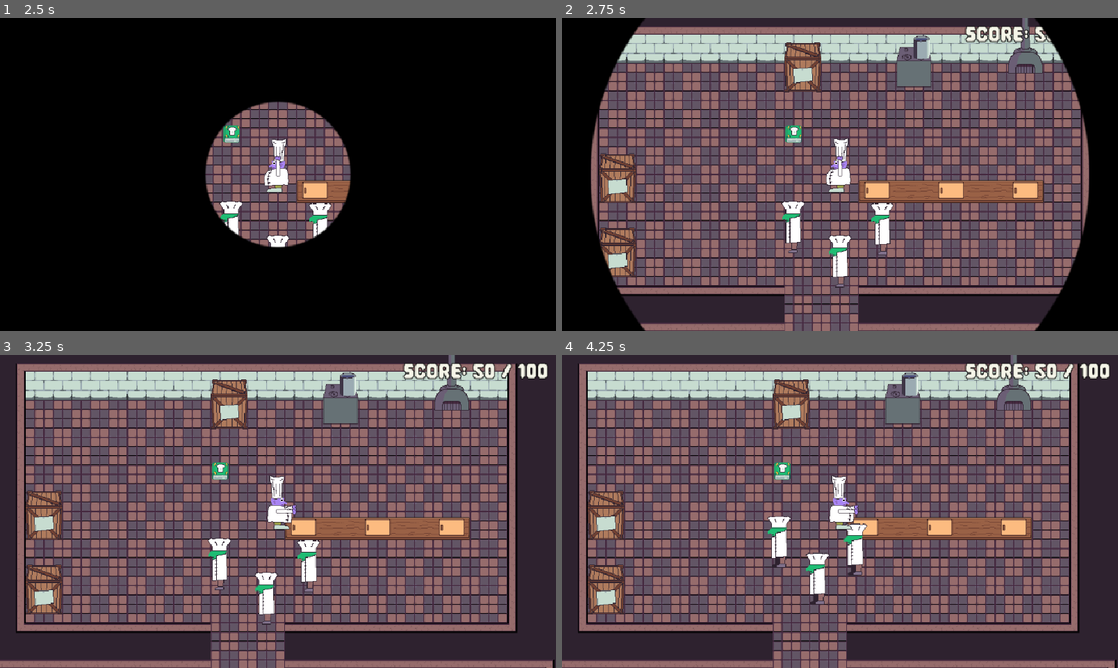
Above: before the commit, frames 1-4 (two rows, left to right).
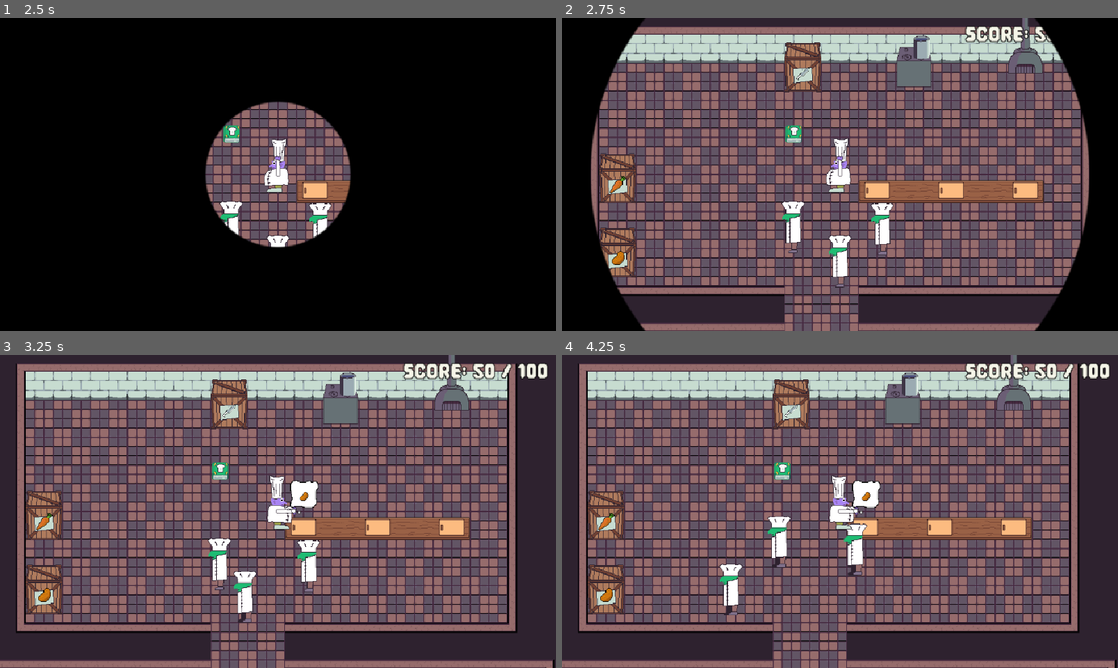
Above: after the commit, the same moments.

Repository: bwcampbell9/Brackeys2026.2
Game: Godot game, scene res://scenes/title_screen.tscn
Two runs of this game, one before a commit and one after it. Both use one fixed random seed, a clock stepped at 60 frames per second and the inputs below. Sound files missing from this copy of the repository are replaced by a short silence.
Inputs (mouse positions are in pixels of both pictures, inside the frame that each line leads up to):
- Up to frame 1 (2.5 s): tap Enter (ui_accept) at 0.5, 0.77, 1.07 s; move the mouse to (400, 158) at 0.52 s; hold D (move_right) 0.53-1.25 s; tap Q (configure_workstation) at 0.6 s; click (400, 158) at 0.67 s; tap Space (game_over) at 0.8 s; drag from (166, 190) to (250, 237) at 1.27 s; click (278, 180) at 2 s
- Up to frame 2 (2.75 s): no input
- Up to frame 3 (3.25 s): move the mouse to (333, 442) at 2.77 s; hold D (move_right) from 2.78 s (still down); tap E (interact) at 2.85 s; tap Q (configure_workstation) at 3.05 s
- Up to frame 4 (4.25 s): release D (move_right) at 3.5 s; drag from (812, 574) to (789, 411) at 3.52 s

Frame 1 is identical in both runs. In frame 2, 0.2% of the frame differs, in the area x 8-45%, y 15-79%; in frame 3, 1.5%; in frame 4, 1.5%, in the area x 6-58%, y 15-84%.
Error before the commit: Parse Error: Could not resolve external class member "SpriteFrames". (res://src/pickup_item.gd:269)

Commit message:
Restore GDScript behavior parity
Co-authored-by: Copilot App <223556219+Copilot@users.noreply.github.com>

Diff:
--- a/scenes/player.tscn
+++ b/scenes/player.tscn
@@ -9,6 +9,7 @@
 [ext_resource type="Script" path="res://src/body_pusher.gd" id="6_pusher"]
 [ext_resource type="AudioStream" path="res://assets/sounds/pickup.wav" id="7_pickup_audio"]
 [ext_resource type="AudioStream" path="res://assets/sounds/throw.wav" id="8_throw_audio"]
+[ext_resource type="Script" uid="uid://bch5bcn8pat2j" path="res://src/interaction_input_binding.gd" id="9_input_binding"]
 
 [sub_resource type="CircleShape2D" id="CircleShape2D_vk56l"]
 radius = 12.0
@@ -73,6 +74,24 @@
 
 [sub_resource type="CircleShape2D" id="CircleShape2D_close_interaction"]
 radius = 32.01562
+
+[sub_resource type="Resource" id="Resource_input_tap"]
+script = ExtResource("9_input_binding")
+InputAction = &"interact"
+Trigger = 0
+ActionIds = Array[StringName]([&"transfer"])
+
+[sub_resource type="Resource" id="Resource_input_hold"]
+script = ExtResource("9_input_binding")
+InputAction = &"interact"
+Trigger = 1
+ActionIds = Array[StringName]([&"process"])
+
+[sub_resource type="Resource" id="Resource_input_configure"]
+script = ExtResource("9_input_binding")
+InputAction = &"configure_workstation"
+Trigger = 1
+ActionIds = Array[StringName]([&"configure"])
 
 [node name="Player" type="CharacterBody2D" unique_id=1644566602]
 collision_layer = 4
@@ -143,3 +162,4 @@
 
 [node name="InputManager" type="Node" parent="." unique_id=849512019]
 script = ExtResource("5_input_manager")
+InteractionInputs = Array[ExtResource("9_input_binding")]([SubResource("Resource_input_tap"), SubResource("Resource_input_hold"), SubResource("Resource_input_configure")])
--- a/src/item_transformation.gd
+++ b/src/item_transformation.gd
@@ -52,8 +52,8 @@
 		if uses_generated_fallback
 		else output_template.DisplayName
 	)
-	result.Texture = output_template.Texture
-	result.SpriteFrames = output_template.SpriteFrames
+	result.set_texture(output_template.get_texture())
+	result.set_sprite_frames(output_template.get_sprite_frames())
 	result.Modulate = output_template.Modulate
 	result.VisualScale = output_template.VisualScale
 	result.VisualMaterial = (
--- a/src/pickup_item.gd
+++ b/src/pickup_item.gd
@@ -266,10 +266,11 @@
 
 	var static_sprite := get_node_or_null("Sprite2D") as Sprite2D
 	var animated_sprite := get_node_or_null("AnimatedSprite2D") as AnimatedSprite2D
-	if _definition.SpriteFrames != null and animated_sprite == null:
+	var definition_frames := _definition.get_sprite_frames()
+	if definition_frames != null and animated_sprite == null:
 		animated_sprite = _ensure_animated_sprite()
 
-	var uses_definition_animation := _definition.SpriteFrames != null and animated_sprite != null
+	var uses_definition_animation := definition_frames != null and animated_sprite != null
 	var uses_scene_animation := (
 		static_sprite == null
 		and animated_sprite != null
@@ -282,7 +283,7 @@
 	if animated_sprite != null:
 		animated_sprite.visible = uses_animation
 		if uses_definition_animation:
-			animated_sprite.sprite_frames = _definition.SpriteFrames
+			animated_sprite.sprite_frames = definition_frames
 			animated_sprite.play(IDLE_ANIMATION)
 		elif not uses_scene_animation:
 			animated_sprite.stop()
@@ -294,8 +295,9 @@
 		if visual is Node2D:
 			(visual as Node2D).scale = _definition.VisualScale
 
-		if visual is Sprite2D and _definition.Texture != null:
-			(visual as Sprite2D).texture = _definition.Texture
+		var definition_texture := _definition.get_texture()
+		if visual is Sprite2D and definition_texture != null:
+			(visual as Sprite2D).texture = definition_texture
 
 	_on_definition_applied()
 
--- a/src/pickup_item_definition.gd
+++ b/src/pickup_item_definition.gd
@@ -5,35 +5,89 @@
 ## transformations that have already been applied to reach this state.
 
 const _IDLE_ANIMATION: StringName = &"idle"
+const _TEXTURE_PROPERTY: StringName = &"Texture"
+const _SPRITE_FRAMES_PROPERTY: StringName = &"SpriteFrames"
 
 @export var Id: StringName = &""
 @export var DisplayName: String = ""
-@export var Texture: Texture2D = null
-## Declared before `SpriteFrames` below: both properties share the built-in
-## `SpriteFrames` type name, and declaring the plain `SpriteFrames` member first
-## would shadow that type identifier for any later property in this script that
-## still needs to reference it as a type. Export order has no effect on how
-## `.tres` resources bind these properties (they are matched by name).
 @export var ProcessingSpriteFrames: SpriteFrames = null
-@export var SpriteFrames: SpriteFrames = null
 @export var Modulate: Color = Color.WHITE
 @export var VisualScale: Vector2 = Vector2.ONE
 @export var VisualMaterial: Material = null
 @export var AppliedTransformationIds: Array[StringName] = []
 @export var TransformationOverrides: Array[ItemTransformationOverride] = []
 
+var _texture: Texture2D
+var _sprite_frames: SpriteFrames
+
+
+func _get_property_list() -> Array[Dictionary]:
+	return [
+		{
+			"name": _TEXTURE_PROPERTY,
+			"type": TYPE_OBJECT,
+			"hint": PROPERTY_HINT_RESOURCE_TYPE,
+			"hint_string": "Texture2D",
+			"usage": PROPERTY_USAGE_DEFAULT,
+		},
+		{
+			"name": _SPRITE_FRAMES_PROPERTY,
+			"type": TYPE_OBJECT,
+			"hint": PROPERTY_HINT_RESOURCE_TYPE,
+			"hint_string": "SpriteFrames",
+			"usage": PROPERTY_USAGE_DEFAULT,
+		},
+	]
+
+
+func _get(property: StringName) -> Variant:
+	match property:
+		_TEXTURE_PROPERTY:
+			return _texture
+		_SPRITE_FRAMES_PROPERTY:
+			return _sprite_frames
+	return null
+
+
+func _set(property: StringName, value: Variant) -> bool:
+	match property:
+		_TEXTURE_PROPERTY:
+			_texture = value as Texture2D
+			return true
+		_SPRITE_FRAMES_PROPERTY:
+			_sprite_frames = value as SpriteFrames
+			return true
+	return false
+
+
+func get_texture() -> Texture2D:
+	return _texture
+
+
+func set_texture(value: Texture2D) -> void:
+	_texture = value
+
+
+func get_sprite_frames() -> SpriteFrames:
+	return _sprite_frames
+
+
+func set_sprite_frames(value: SpriteFrames) -> void:
+	_sprite_frames = value
+
+
 func get_display_texture() -> Texture2D:
-	if Texture != null:
-		return Texture
+	if _texture != null:
+		return _texture
 
 	if (
-		SpriteFrames == null
-		or not SpriteFrames.has_animation(_IDLE_ANIMATION)
-		or SpriteFrames.get_frame_count(_IDLE_ANIMATION) == 0
+		_sprite_frames == null
+		or not _sprite_frames.has_animation(_IDLE_ANIMATION)
+		or _sprite_frames.get_frame_count(_IDLE_ANIMATION) == 0
 	):
 		return null
 
-	return SpriteFrames.get_frame_texture(_IDLE_ANIMATION, 0)
+	return _sprite_frames.get_frame_texture(_IDLE_ANIMATION, 0)
 
 func has_applied_transformation(transformation_id: StringName) -> bool:
 	return AppliedTransformationIds.has(transformation_id)
--- a/src/processing_recipe.gd
+++ b/src/processing_recipe.gd
@@ -35,7 +35,7 @@
 	if not (definition is PickupItemDefinition) or not Transformation.can_apply(definition):
 		return false
 
-	if tool == _NO_TOOL_ARGUMENT:
+	if tool is StringName and tool == _NO_TOOL_ARGUMENT:
 		return true
 
 	if RequiredTool == null:
--- a/src/worker_configuration.gd
+++ b/src/worker_configuration.gd
@@ -3,7 +3,7 @@
 
 @export_group("Worker Difficulty")
 
-@export_range(0, 1, 0.01) var ErrorRate: float = 0.6
+@export_custom(PROPERTY_HINT_RANGE, "0,1,0.01") var ErrorRate: float = 0.6
 
 @export_group("Dependencies")
 
--- a/src/workstation_request_wheel.gd
+++ b/src/workstation_request_wheel.gd
@@ -293,17 +293,18 @@
 	var max_icon_size := _item_radius * 1.5 if ingredients.size() == 1 else _item_radius * 0.9
 	for index in ingredients.size():
 		var ingredient := ingredients[index]
-		if ingredient.Texture == null:
+		var texture := ingredient.get_texture()
+		if texture == null:
 			continue
 
-		var icon_size: Vector2 = ingredient.Texture.get_size() * ingredient.VisualScale * 0.55
+		var icon_size: Vector2 = texture.get_size() * ingredient.VisualScale * 0.55
 		var max_dimension := maxf(icon_size.x, icon_size.y)
 		if max_dimension > max_icon_size:
 			icon_size *= max_icon_size / max_dimension
 
 		var icon_center := center + Vector2.RIGHT * (start_x + index * spacing)
 		draw_texture_rect(
-			ingredient.Texture,
+			texture,
 			Rect2(icon_center - icon_size * 0.5, icon_size),
 			false,
 			ingredient.Modulate
--- a/src/workstation_task_publisher.gd
+++ b/src/workstation_task_publisher.gd
@@ -652,7 +652,7 @@
 	scale_multiplier: float
 ) -> void:
 	icon.position = pos
-	icon.texture = item.Texture
+	icon.texture = item.get_texture()
 	icon.modulate = item.Modulate
 	icon.scale = item.VisualScale * scale_multiplier
 
--- a/tests/runtime_level_progression.gd
+++ b/tests/runtime_level_progression.gd
@@ -57,8 +57,8 @@
 	var instant_win_event := InputEventAction.new()
 	instant_win_event.action = &"debug_instant_win"
 	instant_win_event.pressed = true
-	hud._UnhandledInput(instant_win_event)
-	hud._UnhandledInput(instant_win_event)
+	hud._unhandled_input(instant_win_event)
+	hud._unhandled_input(instant_win_event)
 	await process_frame
 	_check(
 		_is_win_audio_playing(),
@@ -89,8 +89,8 @@
 		"The Level 2 confetti burst must clean up after playback.",
 	)
 	hud = current_scene.get_node("Hud")
-	hud._UnhandledInput(instant_win_event)
-	hud._UnhandledInput(instant_win_event)
+	hud._unhandled_input(instant_win_event)
+	hud._unhandled_input(instant_win_event)
 	await process_frame
 	_check(
 		_is_win_audio_playing()
--- a/tests/runtime_oven_cooking.gd
+++ b/tests/runtime_oven_cooking.gd
@@ -15,7 +15,7 @@
 
 	var triggered := false
 
-	func TriggerGameOverAt(_global_position: Vector2) -> void:
+	func trigger_game_over_at(_global_position: Vector2) -> void:
 		triggered = true
 
 
@@ -220,7 +220,8 @@
 	await process_frame
 	var socket := oven.get_node("PickupSocket") as Node2D
 	var controller := oven.get_node("OvenCookingController") as Node
-	controller.set("Recipes", [])
+	var no_recipes: Array[CookingRecipe] = []
+	controller.set("Recipes", no_recipes)
 	controller.set("SelectedCookingRecipe", null)
 	var fallback_recipe := (controller.get("Recipe") as Resource).duplicate()
 	fallback_recipe.set("Duration", 0.1)
--- a/tests/runtime_workstation_wheel.gd
+++ b/tests/runtime_workstation_wheel.gd
@@ -108,7 +108,7 @@
 	for index in 12:
 		many_items.append(available_items[index % available_items.size()])
 	wheel.call(
-		"Open",
+		"open",
 		many_items,
 		CARROT_DEFINITION,
 		Vector2(480.0, 270.0),
